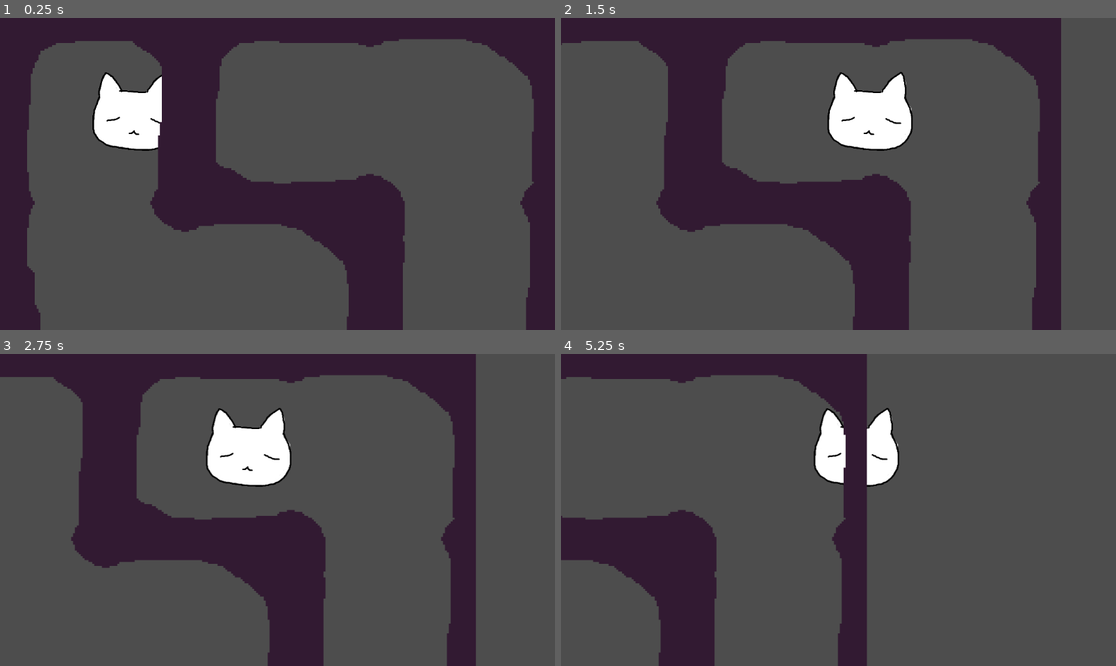
Above: before the commit, frames 1-4 (two rows, left to right).
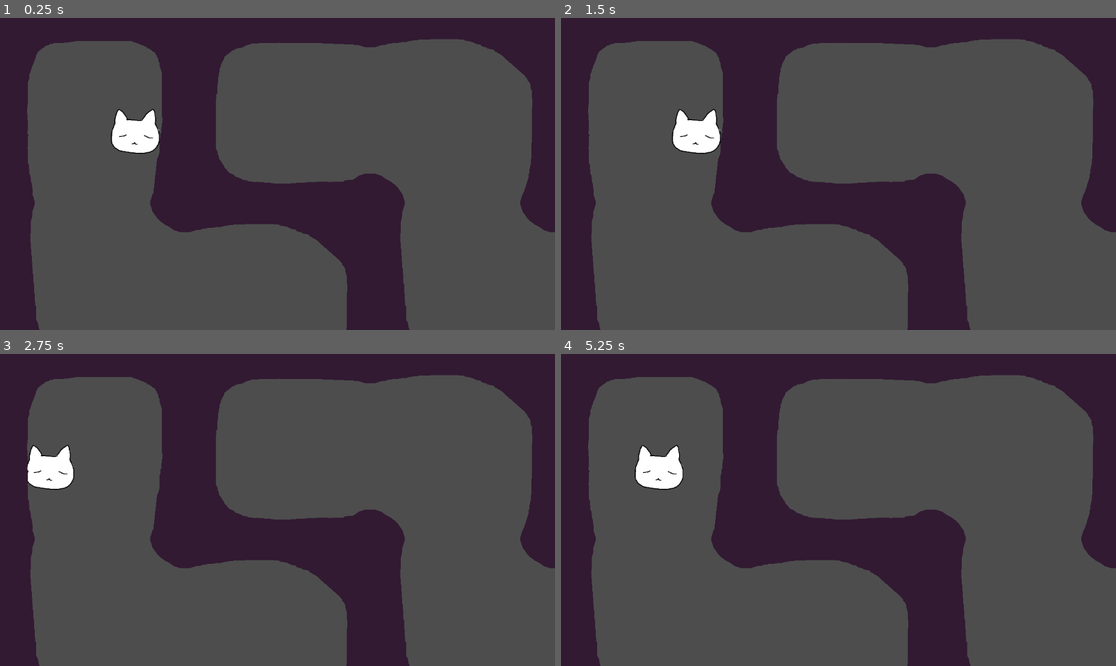
Above: after the commit, the same moments.

Repository: emeryplyler/Paths
Game: Godot game, scene res://assets/main_game_scene/root.tscn
The game is run twice, just before and just after one commit, with the same random seed, the same clock (stepped at 60 frames per second) and the same inputs.
Inputs:
- Up to frame 1 (0.25 s): no input
- Up to frame 2 (1.5 s): tap Enter (ui_accept) at 0.5, 0.77 s; hold D (Right) from 0.53 s (still down)
- Up to frame 3 (2.75 s): tap Enter (ui_accept) at 1.52 s; release D (Right) at 2.03 s; hold A (Left) from 2.03 s (still down)
- Up to frame 4 (5.25 s): release A (Left) at 2.78 s; hold D (Right) 2.78-4.28 s; tap Enter (ui_accept) at 3.02, 3.77, 4.52 s; hold A (Left) 4.28-5.03 s; hold D (Right) from 5.03 s (still down)

The runs differ from the first frame. In frame 1, 4.7% of the frame differs, in the area x 4-100%, y 6-100%; in frame 2, 36%; in frame 3, 40%, in the area x 0-100%, y 0-100%; in frame 4, 40%.

Commit message:
added collision to maze walls

Diff:
--- a/assets/main_game_scene/Maze.gd
+++ b/assets/main_game_scene/Maze.gd
@@ -6,8 +6,8 @@
 const W = 8 # 1000
 
 #var tile_size = 384
-var width = 3
-var height = 4
+var width = 5
+var height = 5
 
 @export var Map: TileMap
 var map_layer = 0
--- a/assets/main_game_scene/root.tscn
+++ b/assets/main_game_scene/root.tscn
@@ -3,65 +3,98 @@
 [ext_resource type="Script" path="res://assets/player/PlayerMovement.gd" id="1_uu05j"]
 [ext_resource type="Texture2D" uid="uid://d2ogxku0uwxan" path="res://assets/player/player.png" id="2_64tbq"]
 [ext_resource type="Script" path="res://assets/main_game_scene/Maze.gd" id="3_jxabw"]
-[ext_resource type="Texture2D" uid="uid://p41phmxl8pav" path="res://assets/environment/tilemap-export.png" id="4_0bqfs"]
+[ext_resource type="Texture2D" uid="uid://v7qqcsbrmxkm" path="res://assets/environment/tilemap.png" id="4_ljr8a"]
 
 [sub_resource type="RectangleShape2D" id="RectangleShape2D_flqml"]
-size = Vector2(177, 143)
+size = Vector2(95, 64)
 
 [sub_resource type="TileSetAtlasSource" id="TileSetAtlasSource_4bi0o"]
 resource_name = "Walls"
-texture = ExtResource("4_0bqfs")
+texture = ExtResource("4_ljr8a")
 texture_region_size = Vector2i(384, 384)
 0:0/next_alternative_id = 3
 0:0/0 = 0
 0:0/0/physics_layer_0/linear_velocity = Vector2(0, 0)
 0:0/0/physics_layer_0/angular_velocity = 0.0
+0:0/0/physics_layer_0/polygon_0/points = PackedVector2Array(120.208, -192, 125.865, -171.827, 143.896, -150.26, 172.888, -133.643, 192, -131.408, 192, -192)
+0:0/0/physics_layer_0/polygon_1/points = PackedVector2Array(-120.444, -192, -124.809, -175.805, -146.239, -151.994, -171.638, -136.516, -192, -130.961, -192, -192)
+0:0/0/physics_layer_0/polygon_2/points = PackedVector2Array(-192, 192, -120.25, 192, -129.25, 166.5, -153.75, 143, -177.75, 131.5, -192, 131.5)
+0:0/0/physics_layer_0/polygon_3/points = PackedVector2Array(192, 192, 120.047, 192, 127.19, 169.455, 149.414, 147.628, 169.653, 134.135, 192, 130.961)
 1:0/next_alternative_id = 2
 1:0/0 = 0
 1:0/0/physics_layer_0/linear_velocity = Vector2(0, 0)
 1:0/0/physics_layer_0/angular_velocity = 0.0
+1:0/0/physics_layer_0/polygon_0/points = PackedVector2Array(192, -192, 192, -132.451, 45.962, -123.744, -102.453, -129.18, -192, -130.961, -192, -192)
+1:0/0/physics_layer_0/polygon_1/points = PackedVector2Array(-192, 192, -117.5, 192, -127.5, 166.5, -153.75, 143, -176, 132.5, -192, 131.5)
+1:0/0/physics_layer_0/polygon_2/points = PackedVector2Array(192, 192, 120.047, 192, 127.19, 169.455, 146, 149, 169.653, 134.135, 192, 130.961)
 2:0/0 = 0
 2:0/0/physics_layer_0/linear_velocity = Vector2(0, 0)
 2:0/0/physics_layer_0/angular_velocity = 0.0
+2:0/0/physics_layer_0/polygon_0/points = PackedVector2Array(120.208, -192, 138.898, -120.642, 141.279, -40.4787, 126, 6, 138.104, 73.0204, 124.611, 192, 192, 192, 192, -192)
+2:0/0/physics_layer_0/polygon_1/points = PackedVector2Array(-120.444, -192, -126.622, -170.089, -144.891, -150.561, -168.829, -134.182, -192, -130.961, -192, -192)
+2:0/0/physics_layer_0/polygon_2/points = PackedVector2Array(-192, 192, -120.322, 192, -127.882, 166.31, -153.75, 143, -177.75, 131.5, -192, 131.5)
 3:0/0 = 0
 3:0/0/physics_layer_0/linear_velocity = Vector2(0, 0)
 3:0/0/physics_layer_0/angular_velocity = 0.0
+3:0/0/physics_layer_0/polygon_0/points = PackedVector2Array(192, -192, 192, 192, 120.952, 192, 143.631, 113.393, 143.631, -60.4762, 69.9256, -126.622, -6.92957, -148.041, -93.8641, -146.151, -192, -130.961, -192, -192)
+3:0/0/physics_layer_0/polygon_1/points = PackedVector2Array(-192, 192, -120.25, 192, -129.25, 166.5, -153.75, 143, -177.75, 131.5, -192, 131.5)
 0:1/0 = 0
 0:1/0/physics_layer_0/linear_velocity = Vector2(0, 0)
 0:1/0/physics_layer_0/angular_velocity = 0.0
+0:1/0/physics_layer_0/polygon_0/points = PackedVector2Array(-192, 192, -192, 132.451, -149.931, 139.221, -53.5466, 139.221, 86.9346, 136.701, 192, 130.961, 192, 192)
+0:1/0/physics_layer_0/polygon_1/points = PackedVector2Array(192, -192, 117.5, -192, 127.5, -166.5, 153.75, -143, 176, -132.5, 192, -131.5)
+0:1/0/physics_layer_0/polygon_2/points = PackedVector2Array(-192, -192, -120.047, -192, -127.19, -169.455, -146, -149, -169.653, -134.135, -192, -130.961)
 1:1/0 = 0
 1:1/0/physics_layer_0/linear_velocity = Vector2(0, 0)
 1:1/0/physics_layer_0/angular_velocity = 0.0
+1:1/0/physics_layer_0/polygon_0/points = PackedVector2Array(192, -192, 192, -132.744, 91.7626, -130.071, -6.2363, -133.635, -97.9989, -138.98, -192, -130.961, -192, -192)
+1:1/0/physics_layer_0/polygon_1/points = PackedVector2Array(-192, 192, 192, 192, 192, 127.398, 170.162, 138.089, -154.125, 141.653, -192, 127.398)
 2:1/0 = 0
 2:1/0/physics_layer_0/linear_velocity = Vector2(0, 0)
 2:1/0/physics_layer_0/angular_velocity = 0.0
+2:1/0/physics_layer_0/polygon_0/points = PackedVector2Array(192, 192, -192, 192, -192, 128, -116, 141, -33, 146, 38, 119, 103, 51, 128, -23, 137, -120, 121, -192, 192, -192)
+2:1/0/physics_layer_0/polygon_1/points = PackedVector2Array(-192, -192, -192, -129.142, -168.199, -136.701, -147.411, -149.931, -128.512, -166.31, -117.803, -192)
 3:1/0 = 0
 3:1/0/physics_layer_0/linear_velocity = Vector2(0, 0)
 3:1/0/physics_layer_0/angular_velocity = 0.0
+3:1/0/physics_layer_0/polygon_0/points = PackedVector2Array(192, 192, 192, -192, -192, -192, -192, -132, -122.944, -141.653, 7.1272, -141.653, 57.9084, -134.526, 107.799, -107.799, 138.98, -69.4901, 141.653, -5.3454, 138.98, 69.4901, 109.581, 128.289, 66.8174, 145.216, -140.762, 141.653, -192, 127.399, -192, 192)
 0:2/0 = 0
 0:2/0/physics_layer_0/linear_velocity = Vector2(0, 0)
 0:2/0/physics_layer_0/angular_velocity = 0.0
+0:2/0/physics_layer_0/polygon_0/points = PackedVector2Array(-192, -192, -123.024, -192, -130.961, -52.3842, -134.929, 116.674, -122.23, 192, -192, 192)
+0:2/0/physics_layer_0/polygon_1/points = PackedVector2Array(192, 192, 192, 130.167, 165.883, 136.516, 143, 153.75, 126.198, 171.439, 119.055, 192)
+0:2/0/physics_layer_0/polygon_2/points = PackedVector2Array(192, -192, 192, -130.167, 172.233, -134.929, 149, -146, 128.579, -167.471, 117.468, -192)
 1:2/0 = 0
 1:2/0/physics_layer_0/linear_velocity = Vector2(0, 0)
 1:2/0/physics_layer_0/angular_velocity = 0.0
+1:2/0/physics_layer_0/polygon_0/points = PackedVector2Array(-192, -192, 192, -192, 192, -131.853, 78.3991, -145.216, -49.8903, -138.98, -97.9989, -114.926, -119.38, -79.29, -132.744, 4.45447, -134.526, 96.217, -122.212, 192, -192, 192)
+1:2/0/physics_layer_0/polygon_1/points = PackedVector2Array(192, 192, 192, 129.401, 161.22, 139.3, 143, 153.75, 126.572, 172.534, 123.037, 192)
 2:2/0 = 0
 2:2/0/physics_layer_0/linear_velocity = Vector2(0, 0)
 2:2/0/physics_layer_0/angular_velocity = 0.0
+2:2/0/physics_layer_0/polygon_0/points = PackedVector2Array(-192, -192, -118.433, -192, -126.992, -90.4819, -124.611, -36.5102, -127.786, 8.73068, -118.261, 159.534, -123.024, 192, -192, 192)
+2:2/0/physics_layer_0/polygon_1/points = PackedVector2Array(192, 192, 192, -192, 121.436, -192, 134.929, -135.723, 139.691, 0.793701, 122.23, 111.912, 123.817, 192)
 3:2/0 = 0
 3:2/0/physics_layer_0/linear_velocity = Vector2(0, 0)
 3:2/0/physics_layer_0/angular_velocity = 0.0
+3:2/0/physics_layer_0/polygon_0/points = PackedVector2Array(192, -192, -192, -192, -192, 192, -123.744, 192, -134.35, 106.773, -136.472, -3.53552, -134.526, -57.9084, -120.915, -110.309, -87.6812, -138.593, -10.6066, -145.664, 74.9533, -146.371, 129.401, -123.037, 144.957, -77.0746, 144.957, 21.9203, 132.936, 120.208, 123.744, 192, 192, 192)
 0:3/0 = 0
 0:3/0/physics_layer_0/linear_velocity = Vector2(0, 0)
 0:3/0/physics_layer_0/angular_velocity = 0.0
+0:3/0/physics_layer_0/polygon_0/points = PackedVector2Array(-192, 192, -192, -192, -120.952, -192, -130.108, -106.066, -115.966, 54.4472, -94.7523, 104.652, -48.0833, 132.229, 48.0833, 147.785, 192, 130.961, 192, 192)
+0:3/0/physics_layer_0/polygon_1/points = PackedVector2Array(192, -192, 120.25, -192, 129.25, -166.5, 150, -146.5, 174, -132.5, 192, -131.5)
 1:3/0 = 0
 1:3/0/physics_layer_0/linear_velocity = Vector2(0, 0)
 1:3/0/physics_layer_0/angular_velocity = 0.0
+1:3/0/physics_layer_0/polygon_0/points = PackedVector2Array(-192, -192, -192, 192, 192, 192, 192, 132, 152.735, 144.957, -47.3762, 149.907, -94.0452, 135.057, -123.744, 93.3381, -129.401, 59.397, -127.986, 0.707123, -126.572, -64.3467, -108.187, -115.258, -57.9828, -140.714, 135.057, -139.3, 192, -131.522, 192, -192)
 2:3/0 = 0
 2:3/0/physics_layer_0/linear_velocity = Vector2(0, 0)
 2:3/0/physics_layer_0/angular_velocity = 0.0
+2:3/0/physics_layer_0/polygon_0/points = PackedVector2Array(-192, 192, 192, 192, 192, -192, 121.162, -192, 128, -130, 136.308, 6.2363, 130.962, 104.235, 99.7807, 132.744, 57.9084, 152.344, -16.0362, 154.125, -78.3991, 141.653, -122.053, 121.162, -136.307, 86.4172, -124.726, -138.98, -122.053, -192, -192, -192)
 3:3/0 = 0
 3:3/0/physics_layer_0/linear_velocity = Vector2(0, 0)
 3:3/0/physics_layer_0/angular_velocity = 0.0
+3:3/0/physics_layer_0/polygon_0/points = PackedVector2Array(-192, 192, 192, 192, 192, -192, -192, -192)
 
 [sub_resource type="TileSet" id="TileSet_3n0yj"]
 tile_size = Vector2i(384, 384)
@@ -76,15 +109,19 @@
 SPEED = 500.0
 
 [node name="CollisionShape2D" type="CollisionShape2D" parent="Player"]
-position = Vector2(4.5, 8.5)
+position = Vector2(45.5, 48)
 shape = SubResource("RectangleShape2D_flqml")
 
 [node name="Sprite2D" type="Sprite2D" parent="Player"]
+position = Vector2(43, 43)
+scale = Vector2(0.57, 0.57)
 texture = ExtResource("2_64tbq")
 
 [node name="Camera2D" type="Camera2D" parent="Player"]
 limit_left = 0
 limit_top = 0
+limit_right = 1920
+limit_bottom = 1920
 position_smoothing_enabled = true
 position_smoothing_speed = 7.0
 
Binary file added: assets/environment/tilemap.png
Not shown, added: assets/environment/tilemap.png.import
Not shown, added: assets/environment/.tilemap.png-autosave.kra
